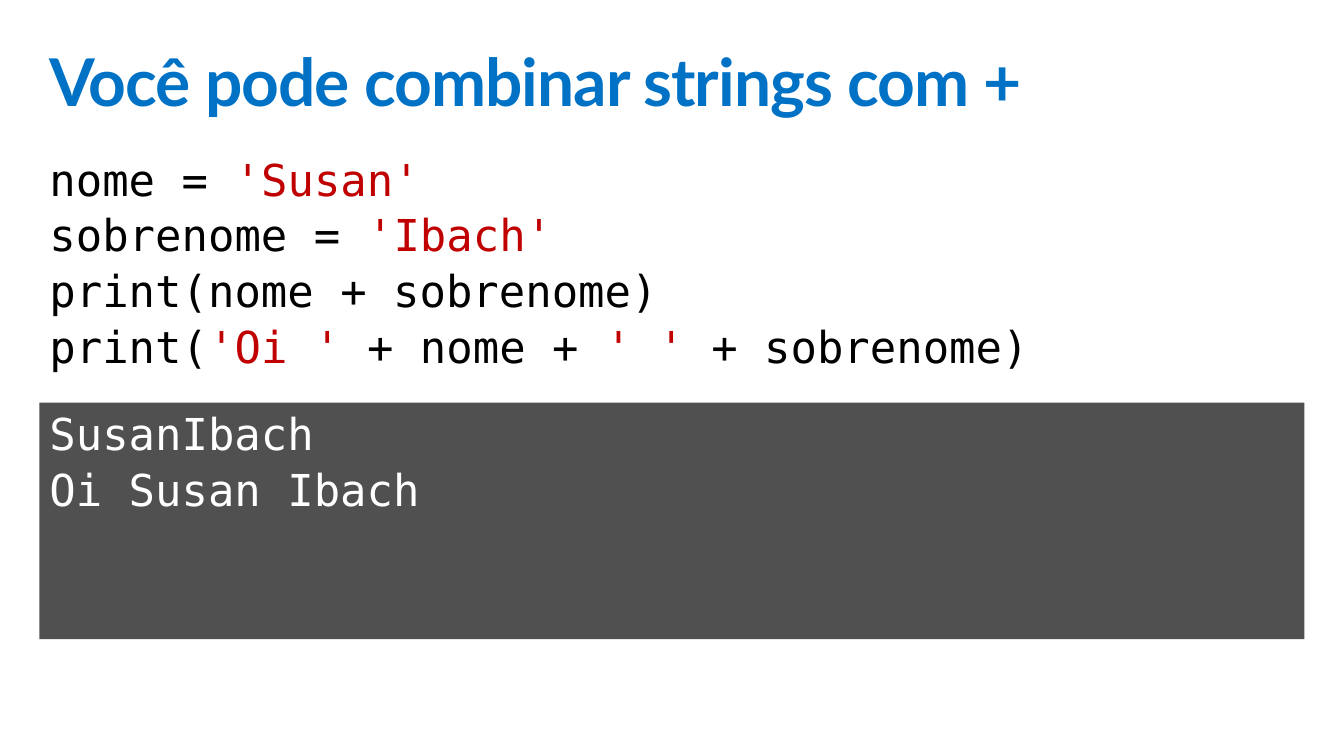
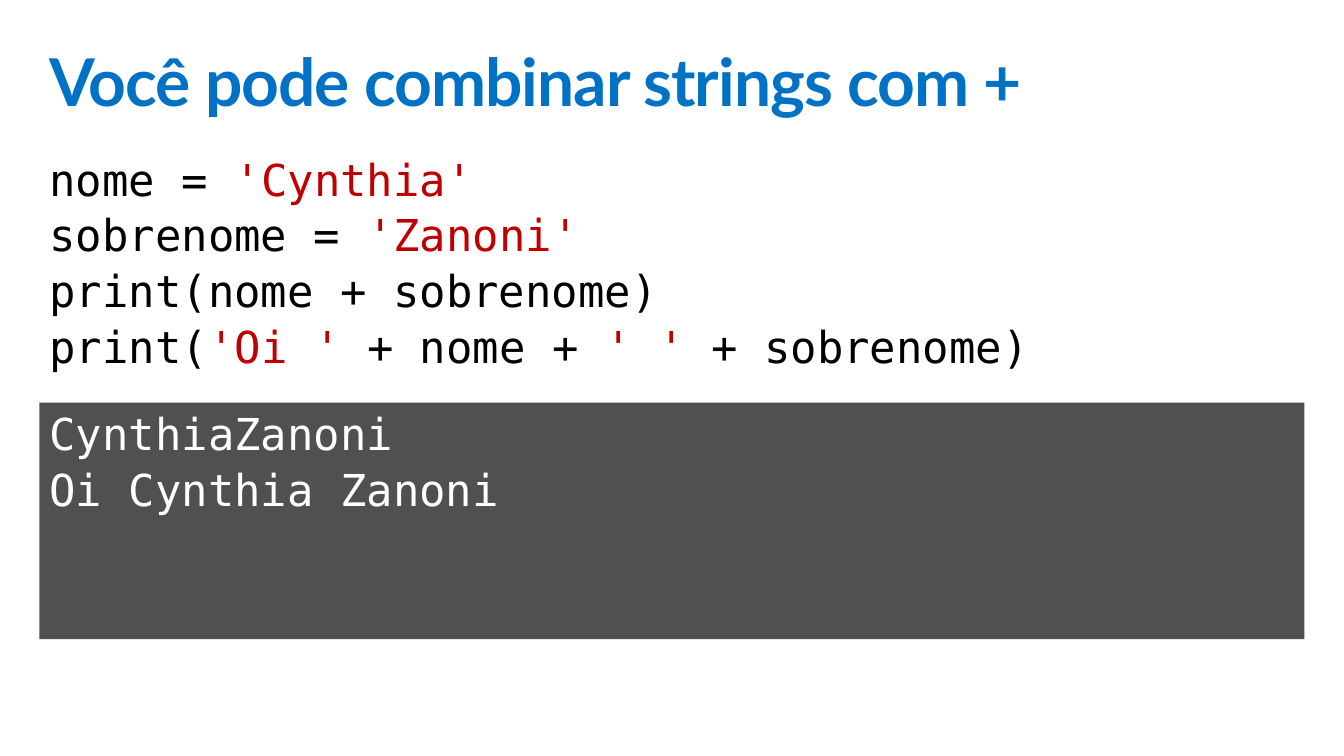
Before and after one commit to cyz/c9-python-getting-started, a slide deck: slide 3 of python-for-beginners/Slides/4 - StringVariables.pptx. Drawn at 1344x756 pixels with LibreOffice and Linux fonts; fonts in the diff are those of the drawing. Boxes give left, top, right and bottom in pixels: in the first picture for what was removed or moved away, otherwise in the second. Text is boxed around its words. In the diff, an @@ line names an element or a change of style, - is before the commit and + after.

```diff
--- a/python-for-beginners/Slides/4 - StringVariables.pptx
+++ b/python-for-beginners/Slides/4 - StringVariables.pptx
@@ text at bbox=[49, 162, 579, 252]: text changed; text colour #000000 to #C00000 @@
-nome = 'Susan'
-sobrenome = 'Ibach'
+nome = 'Cynthia'
+sobrenome = 'Zanoni'
@@ text in rectangle at bbox=[49, 416, 499, 515]: text changed @@
-SusanIbach
-Oi Susan Ibach
+CynthiaZanoni
+Oi Cynthia Zanoni
```
Also in this commit, not shown: 3 other slides changed, 14 other files.
